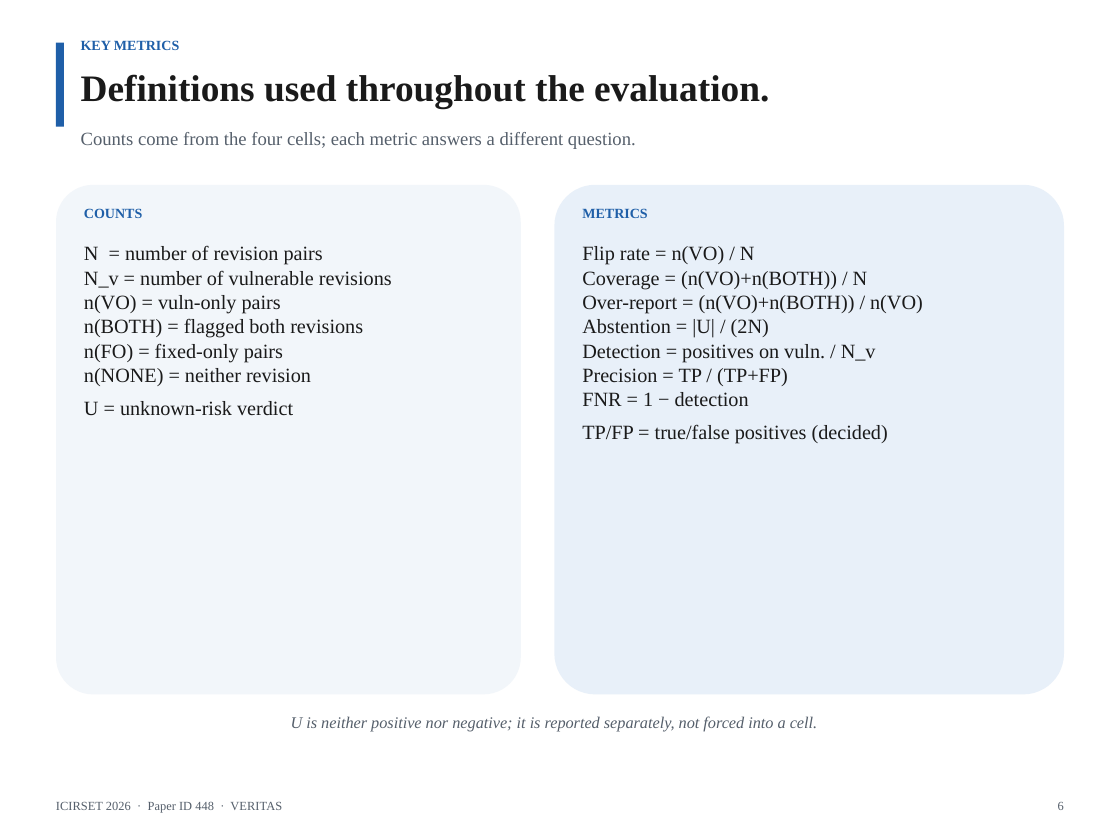
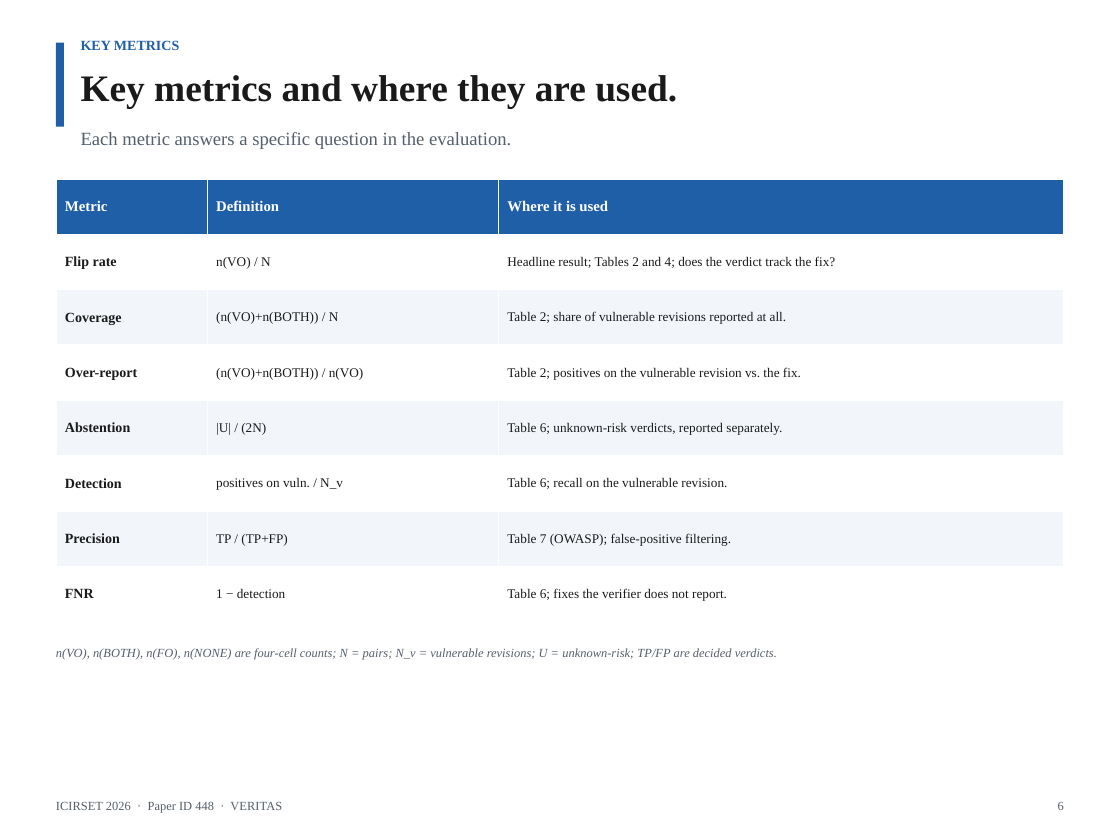
Before and after one commit to AmonWasHere/Proto, a slide deck: slide 6 of paper/ICIRSET-26_VERITAS_Presentation.pptx. Drawn at 1120x840 pixels with LibreOffice and Linux fonts; fonts in the diff are those of the drawing. Boxes give left, top, right and bottom in pixels: in the first picture for what was removed or moved away, otherwise in the second. Text is boxed around its words. In the diff, an @@ line names an element or a change of style, - is before the commit and + after.

Commit message:
Key metrics table with definitions and usage locations

```diff
--- a/paper/ICIRSET-26_VERITAS_Presentation.pptx
+++ b/paper/ICIRSET-26_VERITAS_Presentation.pptx
@@ text at bbox=[81, 75, 677, 108]: text changed @@
-Definitions used throughout the evaluation.
+Key metrics and where they are used.
@@ text at bbox=[81, 132, 511, 149]: text changed @@
-Counts come from the four cells; each metric answers a different question.
+Each metric answers a specific question in the evaluation.
@@ table added at bbox=[56, 179, 1064, 622], 8 rows, 3 columns @@
+Metric | Definition | Where it is used
+Flip rate | n(VO) / N | Headline result; Tables 2 and 4; does the verdict track the fix?
+Coverage | (n(VO)+n(BOTH)) / N | Table 2; share of vulnerable revisions reported at all.
+Over-report | (n(VO)+n(BOTH)) / n(VO) | Table 2; positives on the vulnerable revision vs. the fix.
+Abstention | |U| / (2N) | Table 6; unknown-risk verdicts, reported separately.
+Detection | positives on vuln. / N_v | Table 6; recall on the vulnerable revision.
+Precision | TP / (TP+FP) | Table 7 (OWASP); false-positive filtering.
+FNR | 1 − detection | Table 6; fixes the verifier does not report.
@@ rounded rectangle removed at bbox=[56, 185, 521, 694] @@
@@ text removed at bbox=[84, 208, 142, 218] @@
-COUNTS
@@ rounded rectangle removed at bbox=[554, 185, 1064, 694] @@
@@ text removed at bbox=[582, 208, 647, 218] @@
-METRICS
@@ text removed at bbox=[84, 245, 392, 416] @@
-N = number of revision pairs
-N_v = number of vulnerable revisions
-n(VO) = vuln-only pairs
-n(BOTH) = flagged both revisions
-n(FO) = fixed-only pairs
-n(NONE) = neither revision
-U = unknown-risk verdict
@@ text removed at bbox=[582, 246, 923, 443] @@
-Flip rate = n(VO) / N
-Coverage = (n(VO)+n(BOTH)) / N
-Over-report = (n(VO)+n(BOTH)) / n(VO)
-Abstention = |U| / (2N)
-Detection = positives on vuln. / N_v
-Precision = TP / (TP+FP)
-FNR = 1 − detection
-TP/FP = true/false positives (decided)
@@ text added at bbox=[56, 648, 777, 660], 8 pt, text #555F6B, italic @@
+n(VO), n(BOTH), n(FO), n(NONE) are four-cell counts; N = pairs; N_v = vulnerable revisions; U = unknown-risk; TP/FP are decided verdicts.
@@ text removed at bbox=[291, 716, 817, 732] @@
-U is neither positive nor negative; it is reported separately, not forced into a cell.
```
Also in this commit, not shown: 1 other file.
